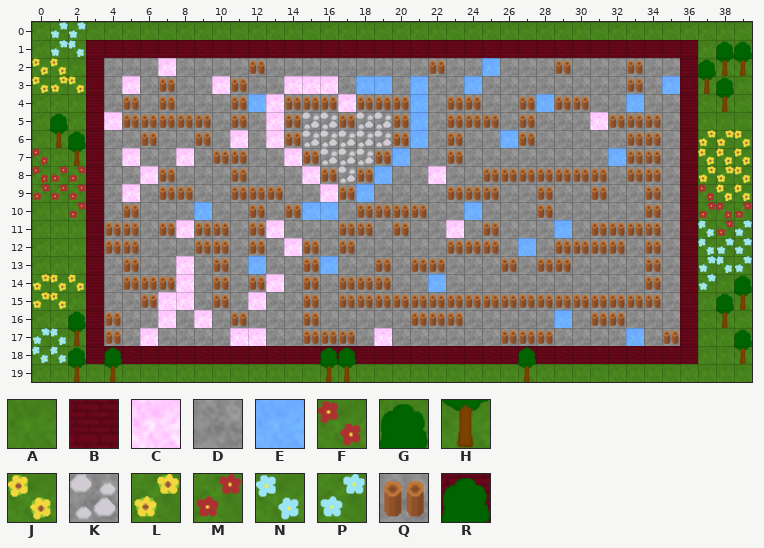
Level history. Tiled map: resources/map/Level_1.tmx. Above is the file before it was changed.
Cells are 64x64 px. Shown: x 0..39, y 0..19.
Key: from "BBQ": A 0 "grass", B 1 "bricks", C 6 "pink", D 7 "stone", E 14 "blue", F 20 "grassRedFlower", G 21 "grassTreeTop", H 22 "grassTreeTrunk", J 23 "grassYellowFlower", K 24 "stoneOnGrey", L 25 "grassYellowFlowersFlippe", M 26 "grassRedFlowersFlipped", N 28 "grassBlueFlowers", P 29 "grassBlueFlowersFlipped", Q 31 "stoneWithFence", R 32 "bricksWithTreeTop".
_ is an empty cell.
Layer "Tile Layer 1" before, first column x 0:
 0 APPAAAAAAAAAAAAAAAAAAAAAAAAAAAAAAAAAAAAA
 1 APNBBBBBBBBBBBBBBBBBBBBBBBBBBBBBBBBBBAGG
 2 JJABDDDCDDDDQDDDDDDDDDQDDEDDDQDDDQDDBGHH
 3 JLJBDCDQDDCQDDCCCDEEDEDDEDDDDDDDDQDEBHGA
 4 AAABDQDQDDDQECQQQCQQQEDQQDDQEQQDDEDDBAHA
 5 AGABCQQQQQDQDCQKKQKKQEDQQQDQDDDCQQQDBAAA
 6 AHGBDDQDDQDCDCQKKKKKQEDQDDEQDDDDDQQDBLLJ
 7 FAHBDCDDCDQQDDCQKKKQEDDQDDDDDDDDEQQDBJJJ
 8 FMMBDDCQDDDQDDDCQKQEDDCDDQQQQQQQDQQDBLLJ
 9 MMMBDCDQQDDQQQDDCQEDDDDQQQDDQDDQDDQDBFJJ
10 AAMBDQDDDEDDQDQEEDQQQQDDEDDDQDDDDDQDBMFM
11 AAABQQDQCQQDQCDDDQQDQDDCDQDDDEDQQQQDBNMP
12 AAABQQDDDQQDQDCQDQDDDDDQQQDEDQQQQDQDBNPP
13 AAABDQDDCDQDEDDQEDDQDQQDDDQDQQDDDDQDBPNP
14 LJJBDQQQCDQDQCDQDQQQDDEDDDDDDDDDDDQDBPAG
15 LJABDDQCCDQDCDDQDQQQQQQQQQQQQQQQQQQDBAGH
16 AAGBQDDCDCDQDDDQDDDDDQQQDDDDDEDQQDDDBAHA
17 PNHBQDCDDDDCCDDQQQDCDDDDDDQQQDDDDEDQBAAG
18 NNGBRBBBBBBBBBBBRRBBBBBBBBBRBBBBBBBBBAAH
19 AAHAHAAAAAAAAAAAHHAAAAAAAAAHAAAAAAAAAAAA
Once edited:
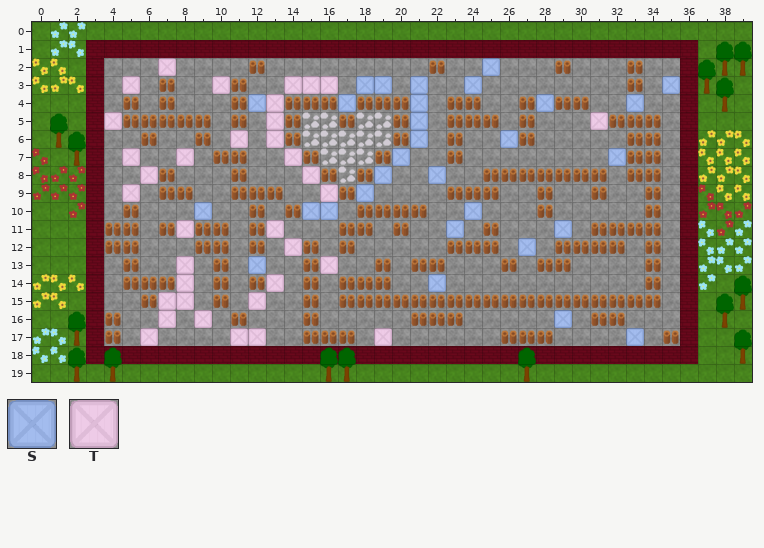
Further tiles: from "BBQ": S 33 "boxblue", T 34 "boxrosa".
The edit:
{"where": "layer \"Tile Layer 1\""}
{"y":2,"x":7,"old":"C","new":"T"}
{"y":2,"x":25,"old":"E","new":"S"}
{"y":3,"x":5,"old":"C","new":"T"}
{"y":3,"x":10,"old":"C","new":"T"}
{"y":3,"x":14,"old":"CCC","new":"TTT"}
{"y":3,"x":18,"old":"EE","new":"SS"}
{"y":3,"x":21,"old":"E","new":"S"}
{"y":3,"x":24,"old":"E","new":"S"}
{"y":3,"x":35,"old":"E","new":"S"}
{"y":4,"x":12,"old":"EC","new":"ST"}
{"y":4,"x":17,"old":"C","new":"S"}
{"y":4,"x":21,"old":"E","new":"S"}
{"y":4,"x":28,"old":"E","new":"S"}
{"y":4,"x":33,"old":"E","new":"S"}
{"y":5,"x":4,"old":"C","new":"T"}
{"y":5,"x":13,"old":"C","new":"T"}
{"y":5,"x":21,"old":"E","new":"S"}
{"y":5,"x":31,"old":"C","new":"T"}
{"y":6,"x":11,"old":"C","new":"T"}
{"y":6,"x":13,"old":"C","new":"T"}
{"y":6,"x":21,"old":"E","new":"S"}
{"y":6,"x":26,"old":"E","new":"S"}
{"y":7,"x":5,"old":"C","new":"T"}
{"y":7,"x":8,"old":"C","new":"T"}
{"y":7,"x":14,"old":"C","new":"T"}
{"y":7,"x":20,"old":"E","new":"S"}
{"y":7,"x":32,"old":"E","new":"S"}
{"y":8,"x":6,"old":"C","new":"T"}
{"y":8,"x":15,"old":"C","new":"T"}
{"y":8,"x":19,"old":"E","new":"S"}
{"y":8,"x":22,"old":"C","new":"S"}
{"y":9,"x":5,"old":"C","new":"T"}
{"y":9,"x":16,"old":"C","new":"T"}
{"y":9,"x":18,"old":"E","new":"S"}
{"y":10,"x":9,"old":"E","new":"S"}
{"y":10,"x":15,"old":"EE","new":"SS"}
{"y":10,"x":24,"old":"E","new":"S"}
{"y":11,"x":8,"old":"C","new":"T"}
{"y":11,"x":13,"old":"C","new":"T"}
{"y":11,"x":23,"old":"C","new":"S"}
{"y":11,"x":29,"old":"E","new":"S"}
{"y":12,"x":14,"old":"C","new":"T"}
{"y":12,"x":27,"old":"E","new":"S"}
{"y":13,"x":8,"old":"C","new":"T"}
{"y":13,"x":12,"old":"E","new":"S"}
{"y":13,"x":16,"old":"E","new":"T"}
{"y":14,"x":8,"old":"C","new":"T"}
{"y":14,"x":13,"old":"C","new":"T"}
{"y":14,"x":22,"old":"E","new":"S"}
{"y":15,"x":7,"old":"CC","new":"TT"}
{"y":15,"x":12,"old":"C","new":"T"}
{"y":16,"x":7,"old":"C","new":"T"}
{"y":16,"x":9,"old":"C","new":"T"}
{"y":16,"x":29,"old":"E","new":"S"}
{"y":17,"x":6,"old":"C","new":"T"}
{"y":17,"x":11,"old":"CC","new":"TT"}
{"y":17,"x":19,"old":"C","new":"T"}
{"y":17,"x":33,"old":"E","new":"S"}
